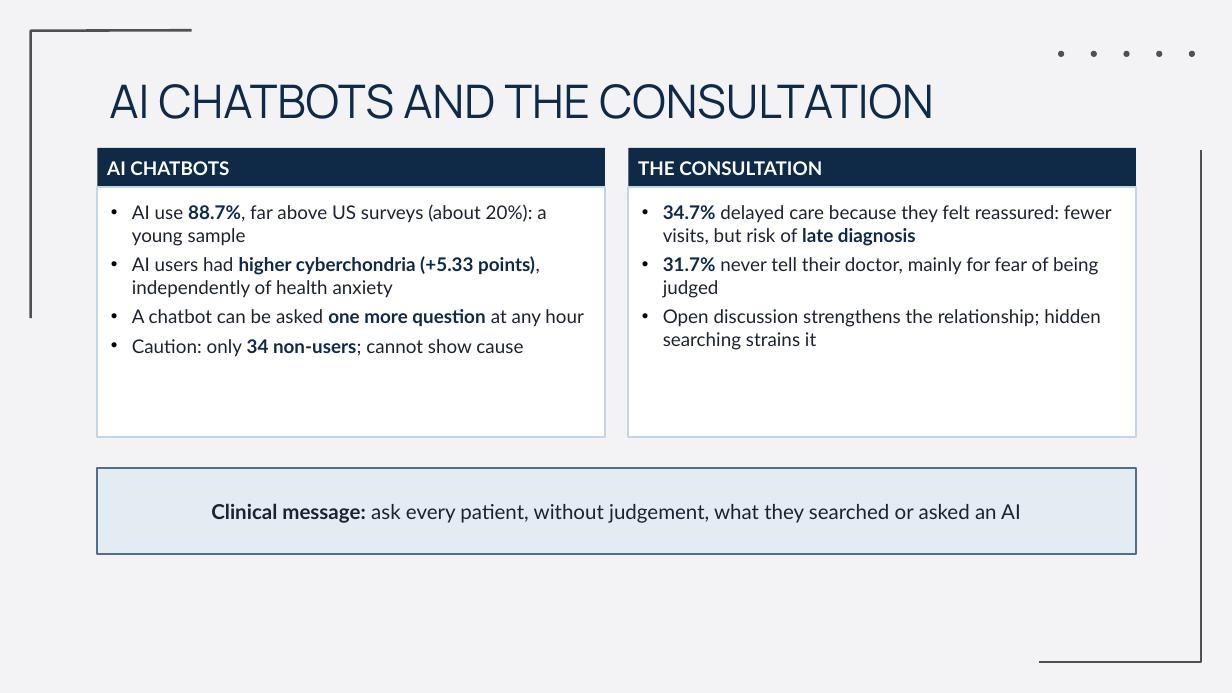
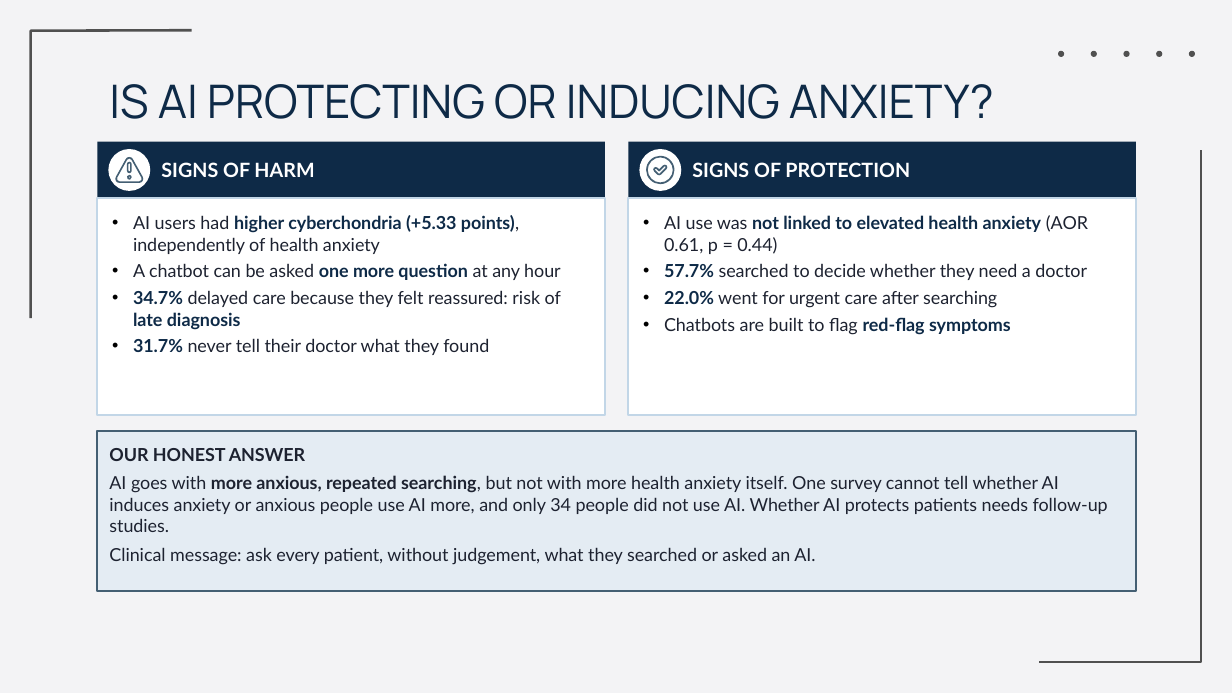
Before and after one commit to Yaseen279/History-Exam, a slide deck: slide 24 of research/output/study/slides/Defence_Final.pptx. Drawn at 1232x693 pixels with LibreOffice and Linux fonts; fonts in the diff are those of the drawing; background and template pictures are left out. Boxes give left, top, right and bottom in pixels: in the first picture for what was removed or moved away, otherwise in the second. Text is boxed around its words. In the diff, an @@ line names an element or a change of style, - is before the commit and + after.

```diff
--- a/research/output/study/slides/Defence_Final.pptx
+++ b/research/output/study/slides/Defence_Final.pptx
@@ title at [109, 84, 994, 119]: text changed @@
-AI CHATBOTS AND THE CONSULTATION
+IS AI PROTECTING OR INDUCING ANXIETY?
@@ rectangle "SIGNS OF HARM": place and size @@
-rectangle "SIGNS OF HARM" at [97, 148, 605, 187]
+rectangle "SIGNS OF HARM" at [97, 142, 605, 198]
@@ ellipse added at [108, 149, 150, 191], fill #FFFFFF @@
@@ rectangle removed at [628, 148, 1136, 187] @@
-THE CONSULTATION
@@ rectangle added at [628, 142, 1136, 198], fill #0E2A47, 11.5 pt, text #FFFFFF, bold @@
+SIGNS OF PROTECTION
@@ ellipse added at [639, 149, 681, 191], fill #FFFFFF @@
@@ freeform shape added at [116, 156, 144, 182], fill #445F73 @@
@@ freeform shape added at [127, 175, 132, 180], fill #445F73 @@
@@ freeform shape added at [127, 161, 132, 172], fill #445F73 @@
@@ text in rectangle at [161, 162, 314, 177]: text changed; size 11 to 11.5 pt @@
-AI CHATBOTS
+SIGNS OF HARM
@@ freeform shape added at [646, 155, 674, 184], fill #445F73 @@
@@ freeform shape added at [653, 165, 668, 176], fill #445F73 @@
@@ rectangle: place and size @@
-rectangle at [97, 187, 605, 437]
+rectangle at [97, 198, 605, 415]
@@ text "AI users had higher cyberchondria ...": place and size @@
-text "AI users had higher cyberchondria ..." at [132, 204, 584, 357]
+text "AI users had higher cyberchondria ..." at [133, 215, 561, 355]
@@ text at [132, 204, 546, 246]: paragraph removed @@
-• AI use 88.7%, far above US surveys (about 20%): a young sample
@@ rectangle: place and size @@
-rectangle at [628, 187, 1136, 437]
+rectangle at [628, 198, 1136, 415]
@@ text removed at [663, 205, 1112, 350] @@
-• 34.7% delayed care because they felt reassured: fewer visits, but risk of late diagnosis
-• 31.7% never tell their doctor, mainly for fear of being judged
-• Open discussion strengthens the relationship; hidden searching strains it
@@ text at [133, 215, 561, 280]: size 11 to 10.5 pt in "AI users had higher cyberchondria (+5.33 points), ...", "A chatbot can be asked one more ..."; less space between paragraphs @@
@@ text added at [664, 215, 1088, 335], 10.5 pt, text #1D2230 @@
+• AI use was not linked to elevated health anxiety (AOR 0.61, p = 0.44)
+• 57.7% searched to decide whether they need a doctor
+• 22.0% went for urgent care after searching
+• Chatbots are built to flag red-flag symptoms
@@ text at [133, 290, 561, 355]: text changed; size 11 to 10.5 pt @@
-• Caution: only 34 non-users; cannot show cause
+• 34.7% delayed care because they felt reassured: risk of late diagnosis
+• 31.7% never tell their doctor what they found
@@ rectangle "OUR HONEST ANSWER": place and size @@
-rectangle "OUR HONEST ANSWER" at [97, 468, 1136, 554]
+rectangle "OUR HONEST ANSWER" at [97, 431, 1136, 591]
@@ rectangle "OUR HONEST ANSWER" at [97, 431, 1136, 591]: vertical alignment middle to top; outline #536F88 1 pt to #445F73 1 pt @@
@@ text in rectangle at [109, 448, 1108, 565]: text changed; size 12 to 10.5 pt @@
-Clinical message: ask every patient, without judgement, what they searched or asked an AI
+OUR HONEST ANSWER
+AI goes with more anxious, repeated searching, but not with more health anxiety itself. One survey cannot tell whether AI induces anxiety or anxious people use AI more, and only 34 people did not use AI. Whether AI protects patients needs follow-up studies.
+Clinical message: ask every patient, without judgement, what they searched or asked an AI.
```
Also in this commit, not shown: 2 other slides changed, 1 slide added, 1 slide removed, 1 other file.
